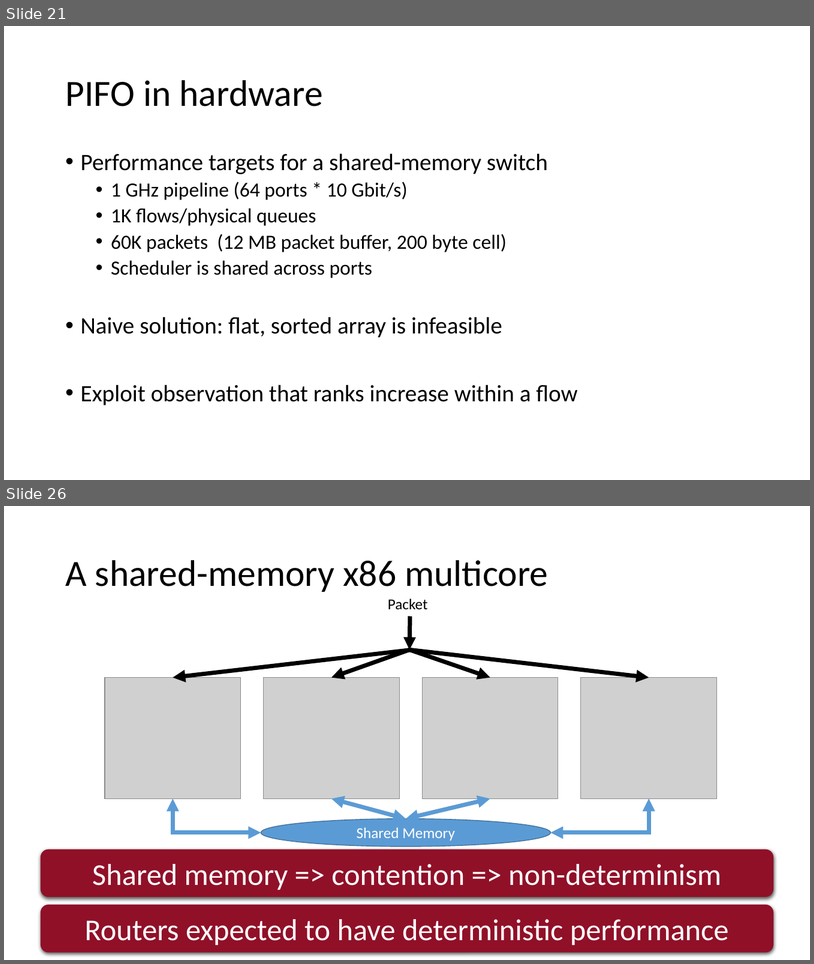
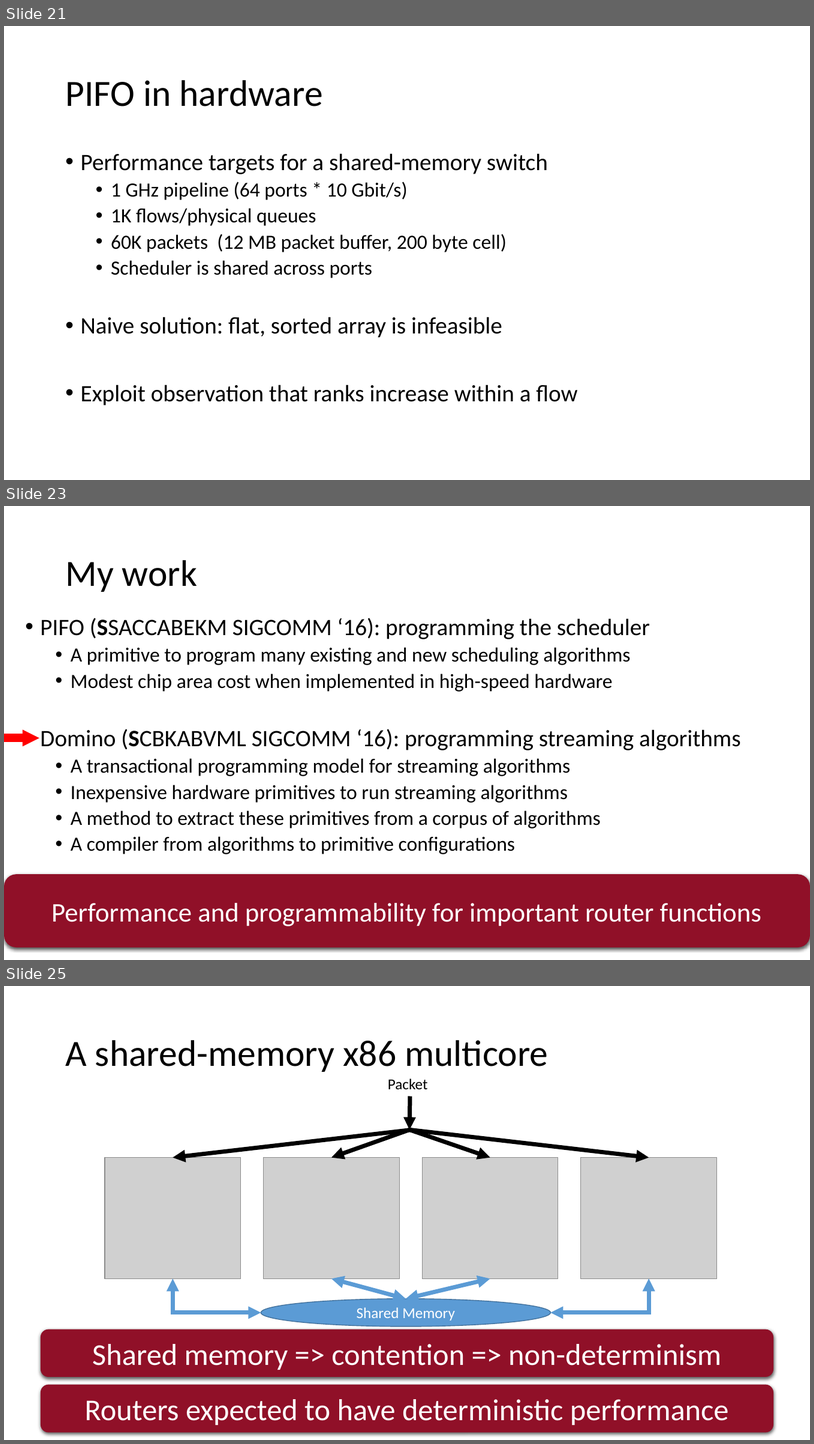
Before and after one commit to anirudhSK/pifo-domino-marple-ppts, a slide deck: combined_domino_pifo.pptx. Shown one above the other, each under a label of ours: slides 21 and 26 before the commit, slides 21, 23 and 25 after it; the slides between them are not shown. The pictures are 814x964 and 814x1444 pixels, drawn with LibreOffice and Linux fonts; fonts in the diff are those of the drawing; grey boxes stand for pictures. Boxes give left, top, right and bottom in pixels: in the first picture for what was removed or moved away, otherwise in the second. Text is boxed around its words. In the diff, an @@ line names an element or a change of style, - is before the commit and + after.

```diff
--- a/combined_domino_pifo.pptx
+++ b/combined_domino_pifo.pptx
@@ slide 23 added at (4, 506, 810, 960), background #FFFFFF @@
@@ title added at (38, 562, 165, 576), 44 pt, text #FFFFFF @@
+This Talk
@@ text added at (65, 560, 197, 592), 44 pt, text #000000 @@
+My work
@@ text added at (40, 618, 741, 854), 24 pt, text #000000 @@
+  • PIFO (SSACCABEKM SIGCOMM ‘16): programming the scheduler
+    • A primitive to program many existing and new scheduling algorithms
+    • Modest chip area cost when implemented in high-speed hardware
+  • Domino (SCBKABVML SIGCOMM ‘16): programming streaming algorithms
+    • A transactional programming model for streaming algorithms
+    • Inexpensive hardware primitives to run streaming algorithms
+    • A method to extract these primitives from a corpus of algorithms
+    • A compiler from algorithms to primitive configurations
@@ arrow added from (4, 738) to (39, 738), #FF0000 10 pt @@
@@ rounded rectangle added at (4, 874, 810, 947), fill #901028, 32 pt, text #FFFFFF @@
+Performance and programmability for important router functions
@@ what was slide 26 is now slide 25 @@
```
Also in this commit, not shown: 24 slides changed, 5 other slides added, 4 slides removed.
